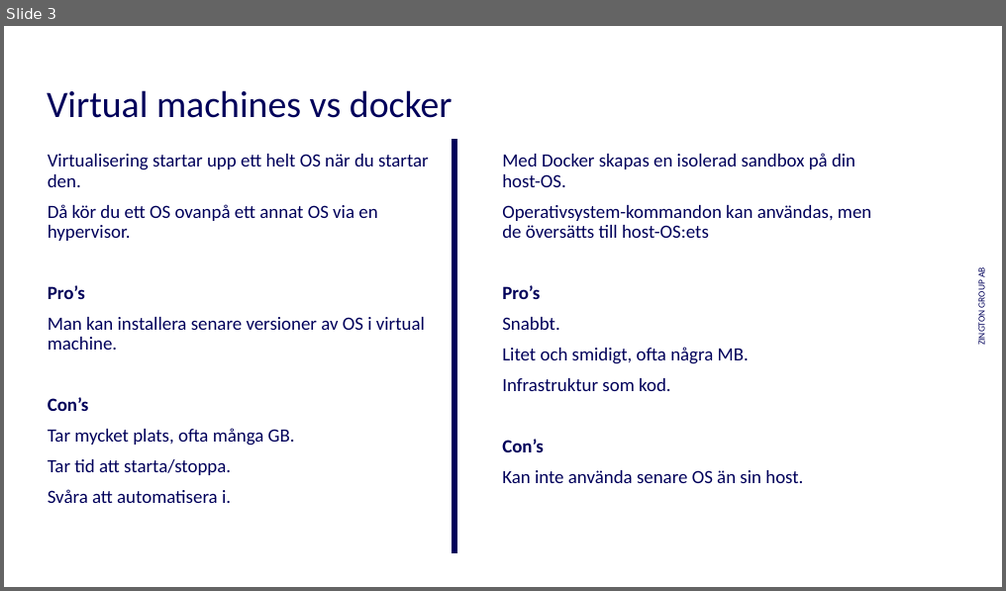
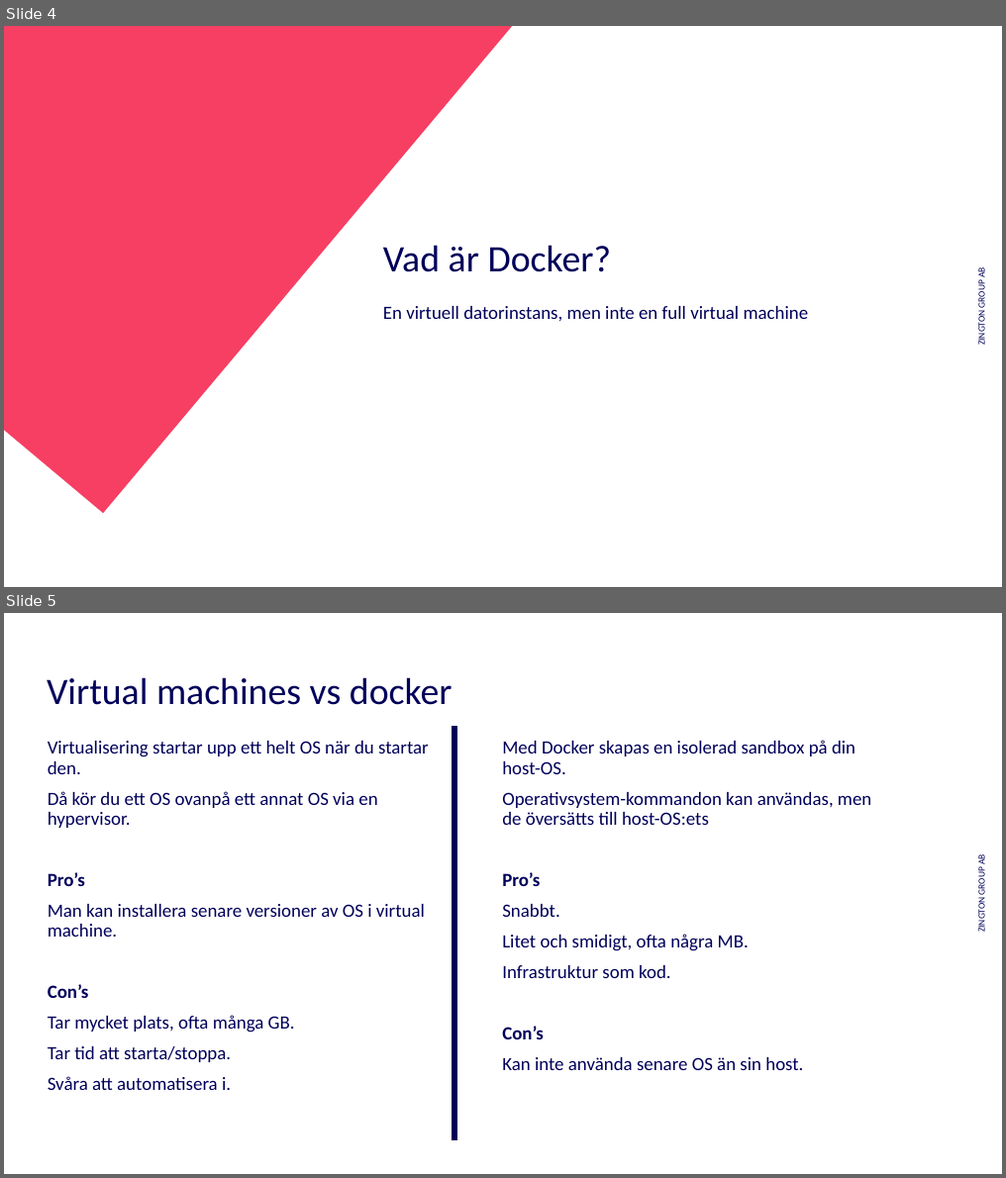
Before and after one commit to kejsardamberg/docker-hackaton, a slide deck: res/DevOps_hackaton.pptx. Shown one above the other, each under a label of ours: slide 3 before the commit, slides 4 and 5 after it. The pictures are 1006x591 and 1006x1178 pixels, drawn with LibreOffice and Linux fonts; fonts in the diff are those of the drawing; background and template pictures are left out. Boxes give left, top, right and bottom in pixels: in the first picture for what was removed or moved away, otherwise in the second. Text is boxed around its words. In the diff, an @@ line names an element or a change of style, - is before the commit and + after.

```diff
--- a/res/DevOps_hackaton.pptx
+++ b/res/DevOps_hackaton.pptx
@@ slide 4 added at (x1=4, y1=26, x2=1002, y2=587), background #FFFFFF; not listed: 1 template element that a slide beside it also shows @@
@@ freeform shape added at (x1=4, y1=26, x2=512, y2=513), fill #F63F63 @@
@@ title added at (x1=383, y1=245, x2=612, y2=273), 36 pt, text #00005A @@
+Vad är Docker?
@@ text added at (x1=383, y1=306, x2=809, y2=322), 18 pt, text #00005A @@
+En virtuell datorinstans, men inte en full virtual machine
@@ what was slide 3 is now slide 5 @@
```
Also in this commit, not shown: 4 slides changed, 10 other slides added, 1 slide removed, 4 other files.
